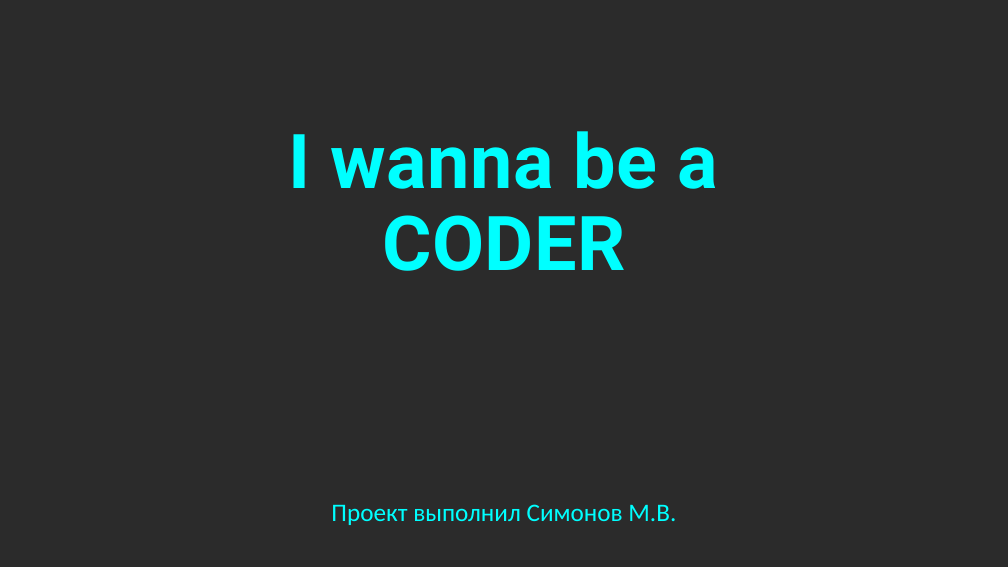
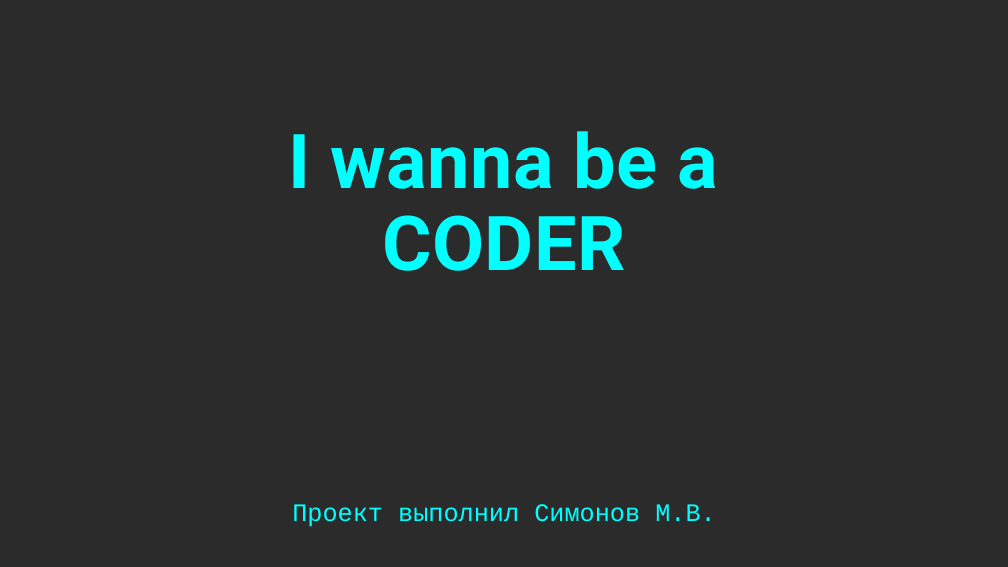
Before and after one commit to UuAcC/I_Wanna_Be_A_Coder, a slide deck: slide 1 of ПРЕЗЕНТАЦИЯ.pptx. Drawn at 1008x567 pixels with LibreOffice and Linux fonts; fonts in the diff are those of the drawing; background and template pictures are left out; a plain dark background stands for a picture behind light text. Boxes give left, top, right and bottom in pixels: in the first picture for what was removed or moved away, otherwise in the second. Text is boxed around its words. In the diff, an @@ line names an element or a change of style, - is before the commit and + after.

Commit message:
Presentation and another font
MINOR

```diff
--- a/ПРЕЗЕНТАЦИЯ.pptx
+++ b/ПРЕЗЕНТАЦИЯ.pptx
@@ subtitle "Проект выполнил Симонов М.В." at bbox=[292, 504, 716, 527]: font Calibri to Courier New @@
```
Also in this commit, not shown: 10 slides added, 1 slide removed, 3 other files.
